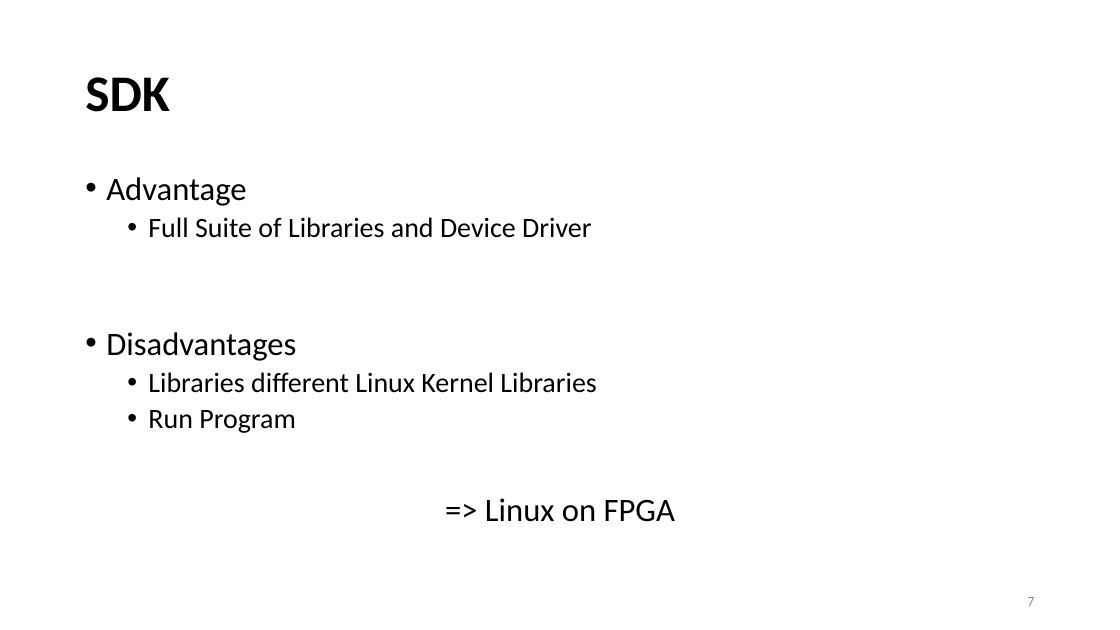
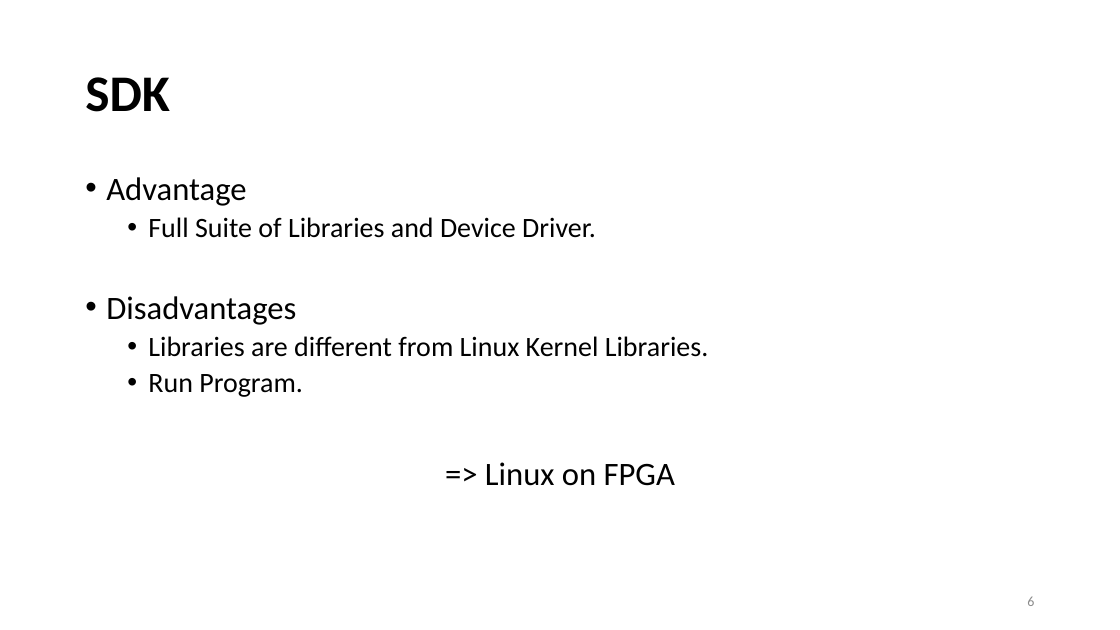
Before and after one commit to yllibliu/presentation, a slide deck: slide 6 of UIO.pptx (slide 7 before the commit). Drawn at 1120x630 pixels with LibreOffice and Linux fonts; fonts in the diff are those of the drawing. Boxes give left, top, right and bottom in pixels: in the first picture for what was removed or moved away, otherwise in the second. Text is boxed around its words. In the diff, an @@ line names an element or a change of style, - is before the commit and + after.

```diff
--- a/UIO.pptx
+++ b/UIO.pptx
@@ text at (148, 217, 596, 238): text changed @@
-  • Full Suite of Libraries and Device Driver
+  • Full Suite of Libraries and Device Driver.
@@ text at (148, 336, 709, 397): text changed @@
-  • Libraries different Linux Kernel Libraries
-  • Run Program
+  • Libraries are different from Linux Kernel Libraries.
+  • Run Program.
@@ page number at (1027, 597, 1034, 606): text changed @@
-7
+6
```
Also in this commit, not shown: 33 other slides changed, 3 slides added, 3 slides removed, 1 other file.
